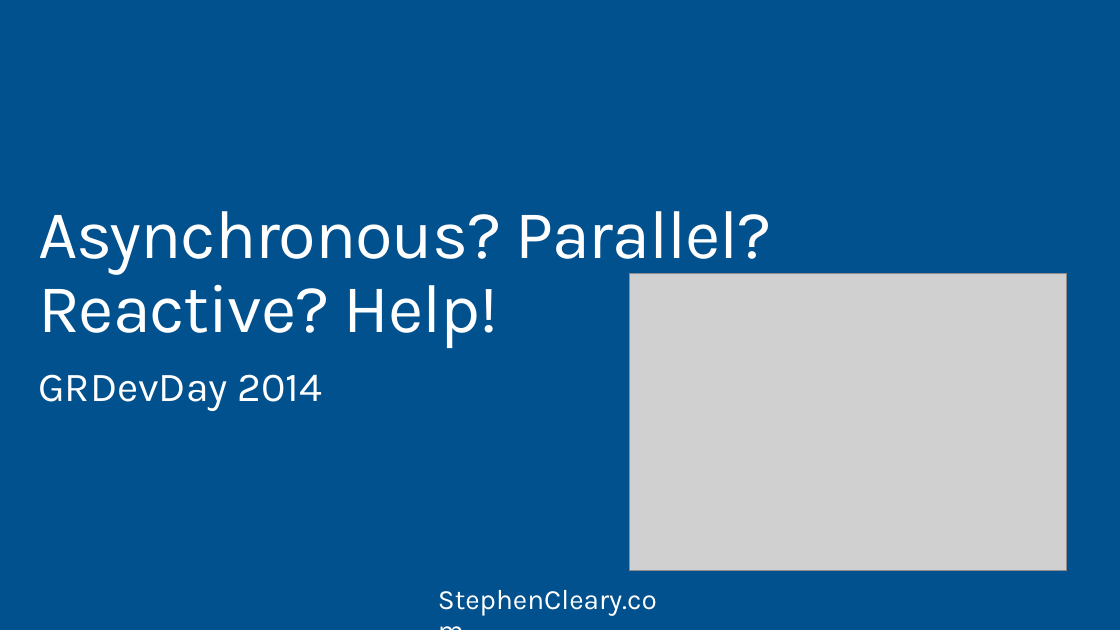
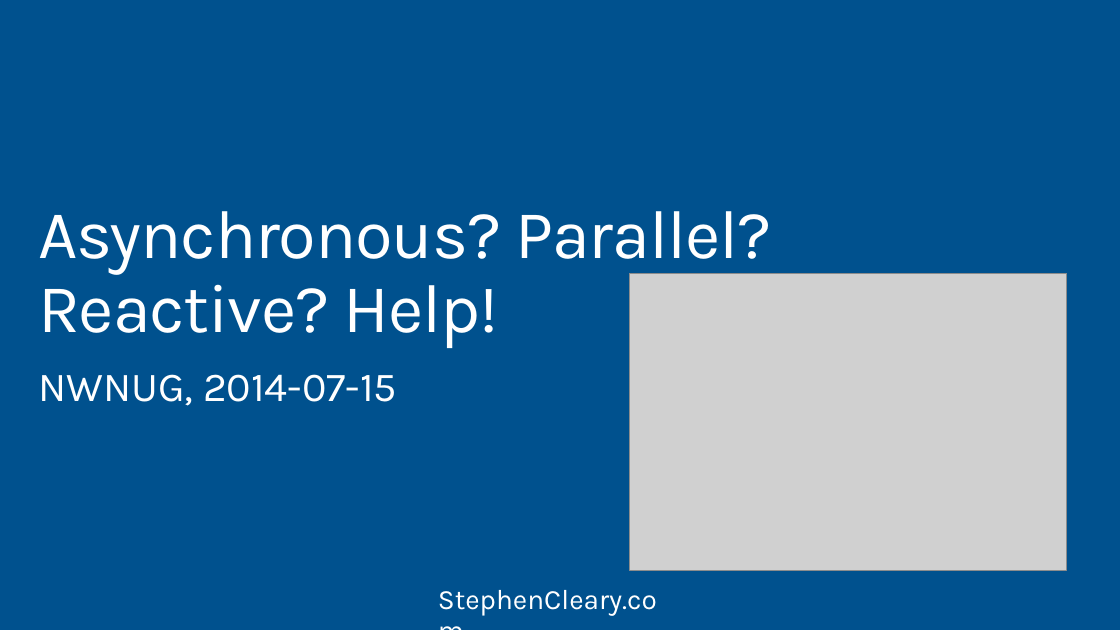
Before and after one commit to StephenCleary/Presentations, a slide deck: slide 1 of Asynchronous Parallel Reactive - HELP!/Asynchronous Parallel Reactive Help - 16.9.pptx. Drawn at 1120x630 pixels with LibreOffice and Linux fonts; fonts in the diff are those of the drawing; grey boxes stand for pictures. Boxes give left, top, right and bottom in pixels: in the first picture for what was removed or moved away, otherwise in the second. Text is boxed around its words. In the diff, an @@ line names an element or a change of style, - is before the commit and + after.

Commit message:
Updated for NWNUG talk, 2014-07-15.

```diff
--- a/Asynchronous Parallel Reactive - HELP!/Asynchronous Parallel Reactive Help - 16.9.pptx
+++ b/Asynchronous Parallel Reactive - HELP!/Asynchronous Parallel Reactive Help - 16.9.pptx
@@ text at box(38, 374, 397, 406): text changed @@
-GRDevDay 2014
+NWNUG, 2014-07-15
```
Also in this commit, not shown: 2 other slides changed, 1 slide added, 1 other file.
